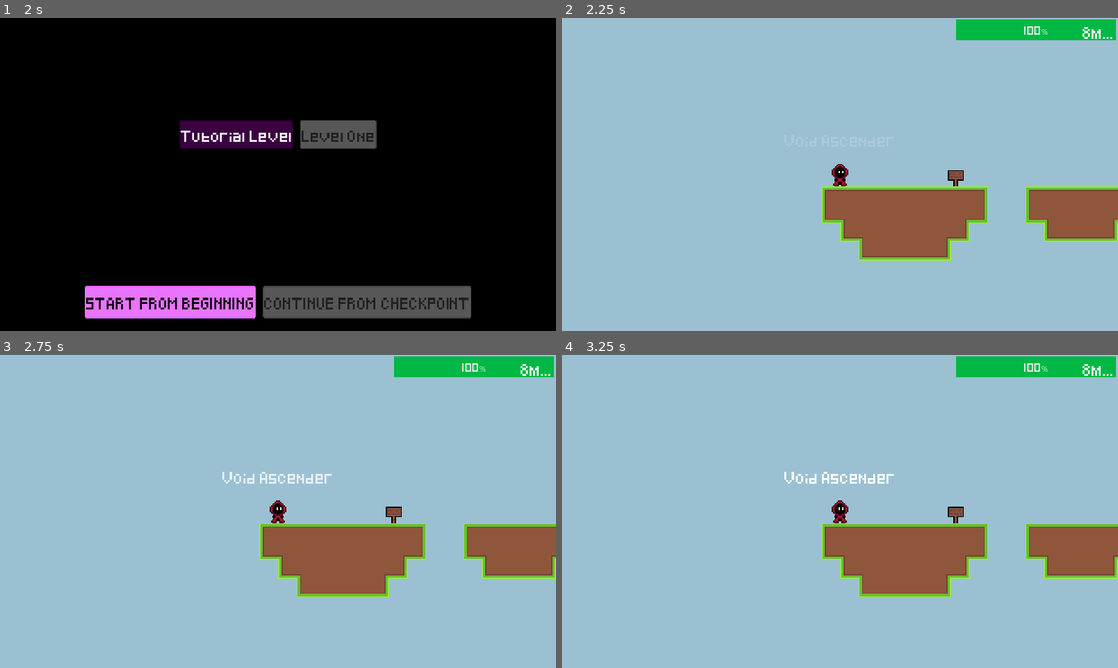
Above: before the commit, frames 1-4 (two rows, left to right).
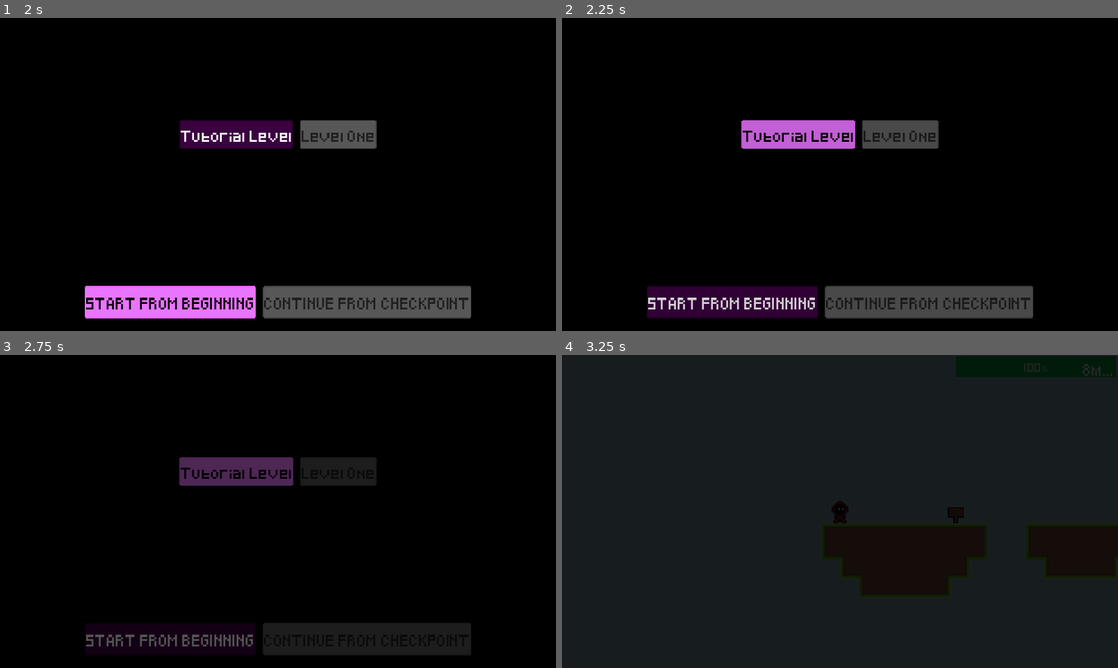
Above: after the commit, the same moments.

Repository: StormLight14/void-ascender
Game: Godot game, scene res://ui/menu/menu_ui.tscn
The game is run twice, just before and just after one commit, with the same random seed, the same clock (stepped at 60 frames per second) and the same inputs. Sound files missing from this copy of the repository are replaced by a short silence.
Inputs (mouse positions are in pixels of both pictures, inside the frame that each line leads up to):
- Up to frame 1 (2 s): click "LEVELS" at 0.5 s; click "Tutorial Level" at 1.25 s
- Up to frame 2 (2.25 s): click "START FROM BEGINNING" at 2 s
- Up to frame 3 (2.75 s): no input
- Up to frame 4 (3.25 s): click (734, 639) at 2.75 s, where only the run after the commit has a clickable "START FROM BEGINNING"

Frame 1 is identical in both runs. In frame 2, 100% of the frame differs, in the area x 0-100%, y 0-100%; in frame 3, 100%; in frame 4, 100%.

Commit message:
add fade in and fade out effects when entering and exiting level

Diff:
--- a/autoloads/Global.gd
+++ b/autoloads/Global.gd
@@ -27,13 +27,13 @@
 	%BroadcastLabel.set("position", Vector2(0 + offset.x, 121 + offset.y))
 	%BroadcastTimer.wait_time = seconds
 	%BroadcastTimer.start()
-	%AnimationPlayer.play("broadcast_fade_in")
+	%BroadcastAnimationPlayer.play("broadcast_fade_in")
+
+func _on_broadcast_timer_timeout():
+	%BroadcastAnimationPlayer.play("broadcast_fade_out")
 
 func show_hint(_hint_message):
 	pass
-
-func _on_broadcast_timer_timeout():
-	%AnimationPlayer.play("broadcast_fade_out")
 
 func save_game():
 	var save_file = FileAccess.open("user://game_save.json", FileAccess.WRITE)
@@ -60,3 +60,9 @@
 		if level_data[level].last_checkpoint:
 			level_data[level].last_checkpoint = str_to_var("Vector2" + level_data[level].last_checkpoint)
 	deaths = int(save_data["deaths"])
+
+func fade_in():
+	%FadeAnimationPlayer.play("fade_in")
+
+func fade_out():
+	%FadeAnimationPlayer.play("fade_out")
--- a/autoloads/Global.tscn
+++ b/autoloads/Global.tscn
@@ -1,7 +1,8 @@
-[gd_scene load_steps=7 format=3 uid="uid://botv6f64mvdwl"]
+[gd_scene load_steps=8 format=3 uid="uid://botv6f64mvdwl"]
 
 [ext_resource type="Script" path="res://autoloads/Global.gd" id="1_qgel2"]
 [ext_resource type="PackedScene" uid="uid://dhkqo57cau63" path="res://ui/pause_ui.tscn" id="2_ogdui"]
+[ext_resource type="PackedScene" uid="uid://lmm2gkpjw5eh" path="res://ui/fade_animation_player.tscn" id="3_syxik"]
 
 [sub_resource type="Animation" id="Animation_x3vgb"]
 length = 0.001
@@ -18,43 +19,18 @@
 "values": [Color(1, 1, 1, 0)]
 }
 
-[sub_resource type="Animation" id="Animation_onhf5"]
-resource_name = "broadcast_fade_in"
-length = 0.8
-tracks/0/type = "value"
-tracks/0/imported = false
-tracks/0/enabled = true
-tracks/0/path = NodePath("GlobalUI/BroadcastLabel:modulate")
-tracks/0/interp = 1
-tracks/0/loop_wrap = true
-tracks/0/keys = {
-"times": PackedFloat32Array(0, 0.8),
-"transitions": PackedFloat32Array(1, 1),
-"update": 0,
-"values": [Color(1, 1, 1, 0), Color(1, 1, 1, 1)]
-}
+[sub_resource type="Animation" id="Animation_omrkb"]
+resource_name = "fade_in"
 
-[sub_resource type="Animation" id="Animation_ghp2p"]
-resource_name = "broadcast_fade_out"
-length = 0.8
-tracks/0/type = "value"
-tracks/0/imported = false
-tracks/0/enabled = true
-tracks/0/path = NodePath("GlobalUI/BroadcastLabel:modulate")
-tracks/0/interp = 1
-tracks/0/loop_wrap = true
-tracks/0/keys = {
-"times": PackedFloat32Array(0, 0.8),
-"transitions": PackedFloat32Array(1, 1),
-"update": 0,
-"values": [Color(1, 1, 1, 1), Color(1, 1, 1, 0)]
-}
+[sub_resource type="Animation" id="Animation_ffyhu"]
+resource_name = "fade_out"
+length = 0.5
 
 [sub_resource type="AnimationLibrary" id="AnimationLibrary_v3c2n"]
 _data = {
 "RESET": SubResource("Animation_x3vgb"),
-"broadcast_fade_in": SubResource("Animation_onhf5"),
-"broadcast_fade_out": SubResource("Animation_ghp2p")
+"fade_in": SubResource("Animation_omrkb"),
+"fade_out": SubResource("Animation_ffyhu")
 }
 
 [node name="Global" type="Node2D"]
@@ -84,11 +60,14 @@
 unique_name_in_owner = true
 visible = false
 
-[node name="AnimationPlayer" type="AnimationPlayer" parent="."]
+[node name="BroadcastAnimationPlayer" type="AnimationPlayer" parent="."]
 unique_name_in_owner = true
 libraries = {
 "": SubResource("AnimationLibrary_v3c2n")
 }
+
+[node name="FadeAnimationPlayer" parent="." instance=ExtResource("3_syxik")]
+unique_name_in_owner = true
 
 [node name="BroadcastTimer" type="Timer" parent="."]
 unique_name_in_owner = true
--- a/level/finish_flag.gd
+++ b/level/finish_flag.gd
@@ -1,6 +1,8 @@
 extends Area2D
+
+signal captured
 
 func _on_body_entered(body):
 	Global.level_data[Global.current_level].completed = true
 	Global.save_game()
-	get_tree().change_scene_to_file("res://ui/level_select.tscn")
+	captured.emit()
--- a/level/finish_flag.tscn
+++ b/level/finish_flag.tscn
@@ -6,7 +6,7 @@
 [sub_resource type="RectangleShape2D" id="RectangleShape2D_vf4hf"]
 size = Vector2(12, 52.5)
 
-[node name="FinishFlag" type="Area2D"]
+[node name="FinishFlag" type="Area2D" groups=["FinishFlag"]]
 collision_layer = 4
 collision_mask = 8
 script = ExtResource("1_6rdx2")
--- a/level/level.gd
+++ b/level/level.gd
@@ -9,6 +9,7 @@
 var player_spawn = Vector2(0, 0)
 
 func _ready():
+	%FadeAnimationPlayer.play("fade_in")
 	Music.music_player.stream = level_music;
 	Music.music_player.playing = true;
 	modulate = Color(1, 1, 1, 1)
@@ -22,6 +23,9 @@
 
 	for checkpoint in get_tree().get_nodes_in_group("Checkpoint"):
 		checkpoint.captured.connect(checkpoint_captured)
+
+	for flag in get_tree().get_nodes_in_group("FinishFlag"):
+		flag.captured.connect(finish_flag_captured)
 
 func _process(_delta):
 	check_void_killed_player()
@@ -55,3 +59,10 @@
 	the_void.set_reset_position(checkpoint.global_position)
 	Global.level_data[Global.current_level].last_checkpoint = checkpoint.global_position
 	Global.save_game()
+
+func finish_flag_captured():
+	%FadeAnimationPlayer.play("fade_out")
+
+func _on_fade_animation_player_animation_finished(anim_name):
+	if anim_name == "fade_out":
+		get_tree().change_scene_to_file("res://ui/level_select.tscn")
--- a/level/level.tscn
+++ b/level/level.tscn
@@ -8,6 +8,7 @@
 [ext_resource type="Texture2D" uid="uid://x8o10donhe03" path="res://assets/tilesets/hazard_tileset.png" id="5_1d671"]
 [ext_resource type="Texture2D" uid="uid://de2qmsqh60g3d" path="res://assets/tilesets/other_grass.png" id="5_18gnr"]
 [ext_resource type="PackedScene" uid="uid://b2odctsxydwgo" path="res://ui/game_ui.tscn" id="7_00mnn"]
+[ext_resource type="PackedScene" uid="uid://lmm2gkpjw5eh" path="res://ui/fade_animation_player.tscn" id="9_8h8yr"]
 
 [sub_resource type="TileSetAtlasSource" id="TileSetAtlasSource_gvql2"]
 texture = ExtResource("2_fbx1f")
@@ -1364,3 +1365,16 @@
 
 [node name="GameUI" parent="." instance=ExtResource("7_00mnn")]
 unique_name_in_owner = true
+
+[node name="FadeAnimationPlayer" parent="." instance=ExtResource("9_8h8yr")]
+unique_name_in_owner = true
+
+[node name="CanvasLayer" parent="FadeAnimationPlayer" index="0"]
+layer = 5
+
+[node name="ColorRect" parent="FadeAnimationPlayer/CanvasLayer" index="0"]
+color = Color(0, 0, 0, 1)
+
+[connection signal="animation_finished" from="FadeAnimationPlayer" to="." method="_on_fade_animation_player_animation_finished"]
+
+[editable path="FadeAnimationPlayer"]
--- /dev/null
+++ b/ui/fade_animation_player.tscn
@@ -0,0 +1,53 @@
+[gd_scene load_steps=4 format=3 uid="uid://lmm2gkpjw5eh"]
+
+[sub_resource type="Animation" id="Animation_jh5my"]
+resource_name = "fade_in"
+tracks/0/type = "value"
+tracks/0/imported = false
+tracks/0/enabled = true
+tracks/0/path = NodePath("FadeAnimationPlayer/CanvasLayer/ColorRect:color")
+tracks/0/interp = 1
+tracks/0/loop_wrap = true
+tracks/0/keys = {
+"times": PackedFloat32Array(0, 1),
+"transitions": PackedFloat32Array(1, 1),
+"update": 0,
+"values": [Color(0, 0, 0, 1), Color(0, 0, 0, 0)]
+}
+
+[sub_resource type="Animation" id="Animation_1eqod"]
+resource_name = "fade_out"
+tracks/0/type = "value"
+tracks/0/imported = false
+tracks/0/enabled = true
+tracks/0/path = NodePath("FadeAnimationPlayer/CanvasLayer/ColorRect:color")
+tracks/0/interp = 1
+tracks/0/loop_wrap = true
+tracks/0/keys = {
+"times": PackedFloat32Array(0, 1),
+"transitions": PackedFloat32Array(1, 1),
+"update": 0,
+"values": [Color(0, 0, 0, 0), Color(0, 0, 0, 1)]
+}
+
+[sub_resource type="AnimationLibrary" id="AnimationLibrary_v3c2n"]
+_data = {
+"fade_in": SubResource("Animation_jh5my"),
+"fade_out": SubResource("Animation_1eqod")
+}
+
+[node name="FadeAnimationPlayer" type="AnimationPlayer"]
+libraries = {
+"": SubResource("AnimationLibrary_v3c2n")
+}
+
+[node name="CanvasLayer" type="CanvasLayer" parent="."]
+
+[node name="ColorRect" type="ColorRect" parent="CanvasLayer"]
+anchors_preset = 15
+anchor_right = 1.0
+anchor_bottom = 1.0
+grow_horizontal = 2
+grow_vertical = 2
+mouse_filter = 2
+color = Color(0, 0, 0, 0)
--- a/ui/level_select.gd
+++ b/ui/level_select.gd
@@ -21,9 +21,12 @@
 		%Continue.disabled = true
 
 func _on_start_pressed():
-	get_tree().change_scene_to_packed(level_scene)
+	%FadeAnimationPlayer.play("fade_out")
 
 func _on_continue_pressed():
 	if Global.level_data[Global.current_level].last_checkpoint:
 		Global.continue_from_checkpoint = true
-		get_tree().change_scene_to_packed(level_scene)
+		%FadeAnimationPlayer.play("fade_out")
+
+func _on_fade_animation_player_animation_finished(anim_name):
+	get_tree().change_scene_to_packed(level_scene)
--- a/ui/level_select.tscn
+++ b/ui/level_select.tscn
@@ -1,9 +1,10 @@
-[gd_scene load_steps=5 format=3 uid="uid://cnby7a6aqmg2w"]
+[gd_scene load_steps=6 format=3 uid="uid://cnby7a6aqmg2w"]
 
 [ext_resource type="Script" path="res://ui/level_select.gd" id="1_wog0r"]
 [ext_resource type="Script" path="res://ui/level_button.gd" id="2_n4hpg"]
 [ext_resource type="PackedScene" uid="uid://bhcclvryqg1yr" path="res://level/levels/tutorial.tscn" id="3_e3cml"]
 [ext_resource type="PackedScene" uid="uid://c0higly2fvcaj" path="res://level/levels/level1.tscn" id="4_k0lln"]
+[ext_resource type="PackedScene" uid="uid://lmm2gkpjw5eh" path="res://ui/fade_animation_player.tscn" id="5_j5ap6"]
 
 [node name="LevelSelect" type="Control"]
 process_mode = 3
@@ -73,7 +74,11 @@
 disabled = true
 text = "CONTINUE FROM CHECKPOINT"
 
+[node name="FadeAnimationPlayer" parent="." instance=ExtResource("5_j5ap6")]
+unique_name_in_owner = true
+
 [connection signal="pressed" from="CenterContainer2/LevelButtons/0" to="CenterContainer2/LevelButtons/0" method="_on_pressed"]
 [connection signal="pressed" from="CenterContainer2/LevelButtons/1" to="CenterContainer2/LevelButtons/1" method="_on_pressed"]
 [connection signal="pressed" from="CenterContainer/HBoxContainer/Start" to="." method="_on_start_pressed"]
 [connection signal="pressed" from="CenterContainer/HBoxContainer/Continue" to="." method="_on_continue_pressed"]
+[connection signal="animation_finished" from="FadeAnimationPlayer" to="." method="_on_fade_animation_player_animation_finished"]
Not shown: 1 places in level/level.tscn that only renumber resources
